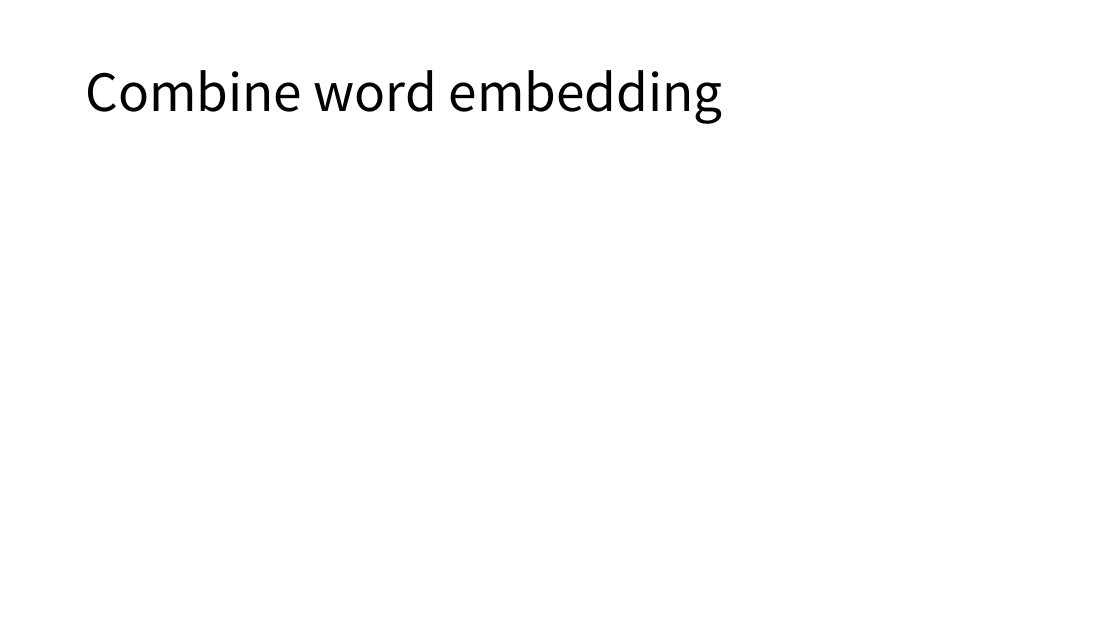
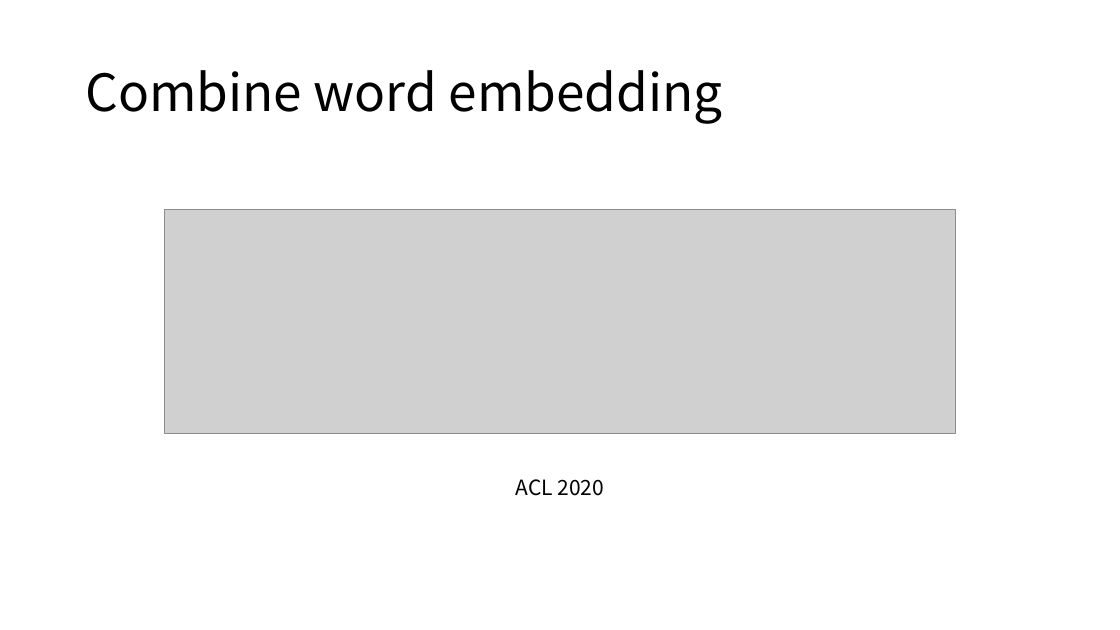
Before and after one commit to namespace-Pt/Topical, a slide deck: slide 20 of docs/Topic Modeling.pptx. Drawn at 1120x630 pixels with LibreOffice and Linux fonts; fonts in the diff are those of the drawing; grey boxes stand for pictures. Boxes give left, top, right and bottom in pixels: in the first picture for what was removed or moved away, otherwise in the second. Text is boxed around its words. In the diff, an @@ line names an element or a change of style, - is before the commit and + after.

```diff
--- a/docs/Topic Modeling.pptx
+++ b/docs/Topic Modeling.pptx
@@ picture added at bbox=[164, 209, 955, 434] @@
@@ text added at bbox=[516, 479, 605, 496], 18 pt, text #000000 @@
+ACL 2020
```
Also in this commit, not shown: 7 other slides changed, 7 slides added, 3 slides removed, 1 other file.
